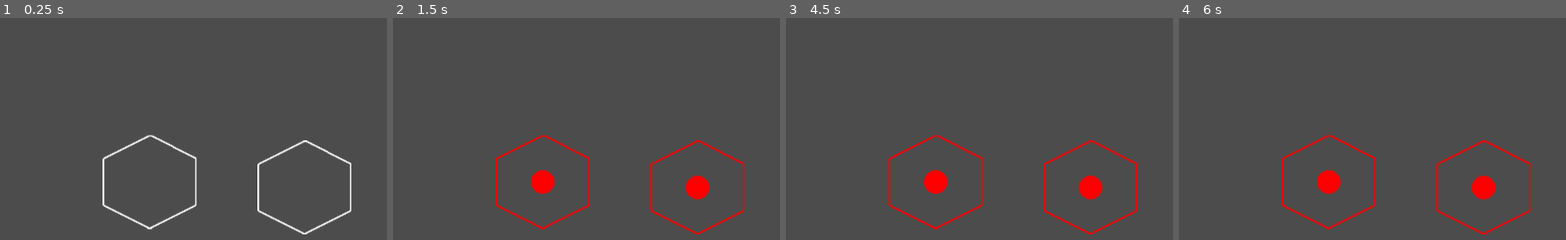
Above: before the commit, frames 1-4 (left to right).
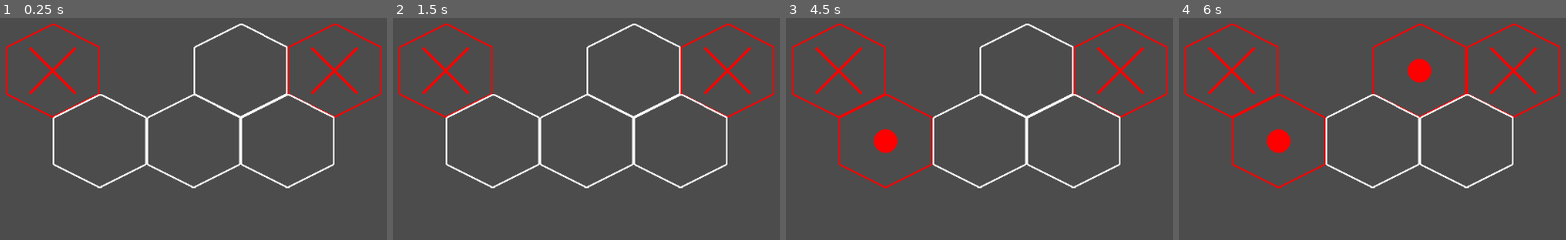
Above: after the commit, the same moments.

Repository: AlexABallWebDev/xXconneXx
Game: Godot game, scene res://game.tscn
The game is run twice, just before and just after one commit, with the same random seed, the same clock (stepped at 60 frames per second) and the same inputs.
Inputs (mouse positions are in pixels of both pictures, inside the frame that each line leads up to):
- Up to frame 1 (0.25 s): no input
- Up to frame 2 (1.5 s): tap Enter at 0.5 s; move the mouse to (698, 186) at 0.52 s; click (698, 186) at 0.67 s; tap Space at 1.25 s; move the mouse to (543, 182) at 1.27 s; click (543, 182) at 1.42 s
- Up to frame 3 (4.5 s): tap Enter at 2, 3.5 s; move the mouse to (outside the picture) at 2.02 s; click (outside the picture) at 2.17 s; tap Space at 2.75, 4.25 s; move the mouse to (outside the picture) at 2.77 s; click (outside the picture) at 2.92 s; move the mouse to (outside the picture) at 3.52 s; click (outside the picture) at 3.67 s; move the mouse to (913, 151) at 4.27 s; click (913, 151) at 4.42 s
- Up to frame 4 (6 s): move the mouse to (outside the picture) at 5.02 s; click (outside the picture) at 5.17 s; move the mouse to (1422, 106) at 5.77 s; click (1422, 106) at 5.92 s

The runs differ from the first frame. In frame 1, 6.7% of the frame differs, in the area x 1-99%, y 2-98%; in frame 2, 7.8%; in frame 3, 8.3%; in frame 4, 8.8%.

Commit message:
Add hex generation logic and sample json hex grid for testing. Add hex with x in center to represent end points for the game.

Diff:
--- a/Game.gd
+++ b/Game.gd
@@ -1 +1,67 @@
 extends Node2D
+
+var hexes
+var hex_scene
+
+const SCREEN_OFFSET = 100
+const HEX_WIDTH = 128
+const HEX_HEIGHT = 128
+
+# define where hexes spawn from json
+var hex_json = """
+{
+	"hex_rows": [
+		["x", "n", "o", "x"],
+		["o", "o", "o", "n"]
+	]
+}
+"""
+
+func _ready():
+	print("parsing json")
+	var json_result = JSON.parse(hex_json)
+	print(json_result.error)
+	print(json_result.result)
+
+	hex_scene = load("res://Hex.tscn")
+
+	_generate_hexes(json_result.result)
+
+# generate hexes and store them
+func _generate_hexes(hex_data):
+	# hex grid knowledge learned from
+	# https://www.redblobgames.com/grids/hexagons/
+	hexes = []
+
+	var row_count = -1
+	for row in hex_data.hex_rows:
+		row_count += 1
+
+		hexes.push_back([])
+		print("row " + str(row_count))
+
+		var cell_count = -1
+		for hex_char in row:
+			cell_count += 1
+			print("cell " + str(cell_count))
+			if hex_char == "x" or hex_char == "o":
+				var node = hex_scene.instance()
+
+				# Move the new hex into its spot on the grid
+				var hex_x = cell_count * HEX_WIDTH + SCREEN_OFFSET
+				var hex_y = row_count * HEX_HEIGHT / 4 * 3 + SCREEN_OFFSET
+				# offset for shoving odd rows +1/2 a column
+				if row_count % 2 == 1:
+					hex_x += HEX_WIDTH / 2
+				node.position = Vector2(hex_x, hex_y)
+				add_child(node)
+				print(str(row_count) + " " + str(node))
+				hexes[row_count].push_back(node)
+
+				if hex_char == "x":
+					hexes[row_count][cell_count].change_color(Color.red)
+					hexes[row_count][cell_count].set_x()
+
+			else:
+				hexes[row_count].push_back(null)
+	print(str(hexes))
--- a/Hex.gd
+++ b/Hex.gd
@@ -4,12 +4,14 @@
 var color
 
 var hex_dot_image
+var hex_x_image
 
 var global
 
 func _ready():
 	global = $"/root/Global"
 	hex_dot_image = load("res://hex_dot.png")
+	hex_x_image = load("res://hex_x.png")
 
 # make hex clickable
 func _on_Area2D_input_event(_viewport, event, _shape_idx):
@@ -23,3 +25,9 @@
 	color = global.cursor_color
 	$Sprite.texture = hex_dot_image
 	$Sprite.modulate = color
+
+func change_color(new_color):
+	$Sprite.modulate = new_color
+
+func set_x():
+	$Sprite.texture = hex_x_image
--- a/game.tscn
+++ b/game.tscn
@@ -1,13 +1,6 @@
-[gd_scene load_steps=3 format=2]
+[gd_scene load_steps=2 format=2]
 
 [ext_resource path="res://Game.gd" type="Script" id=1]
-[ext_resource path="res://Hex.tscn" type="PackedScene" id=2]
 
 [node name="Game" type="Node2D"]
 script = ExtResource( 1 )
-
-[node name="Hex" parent="." instance=ExtResource( 2 )]
-position = Vector2( 443.158, 259.262 )
-
-[node name="Hex2" parent="." instance=ExtResource( 2 )]
-position = Vector2( 232.13, 251.726 )
Binary file added: hex_x.png
Not shown, added: hex_x.png.import
